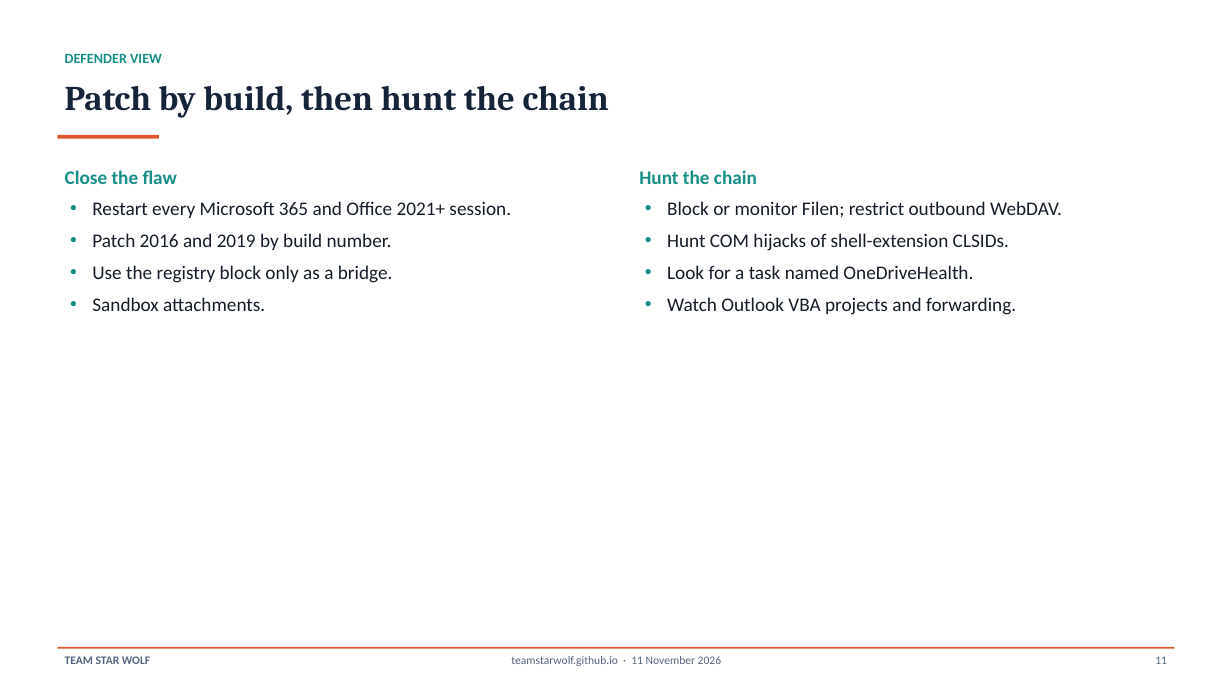
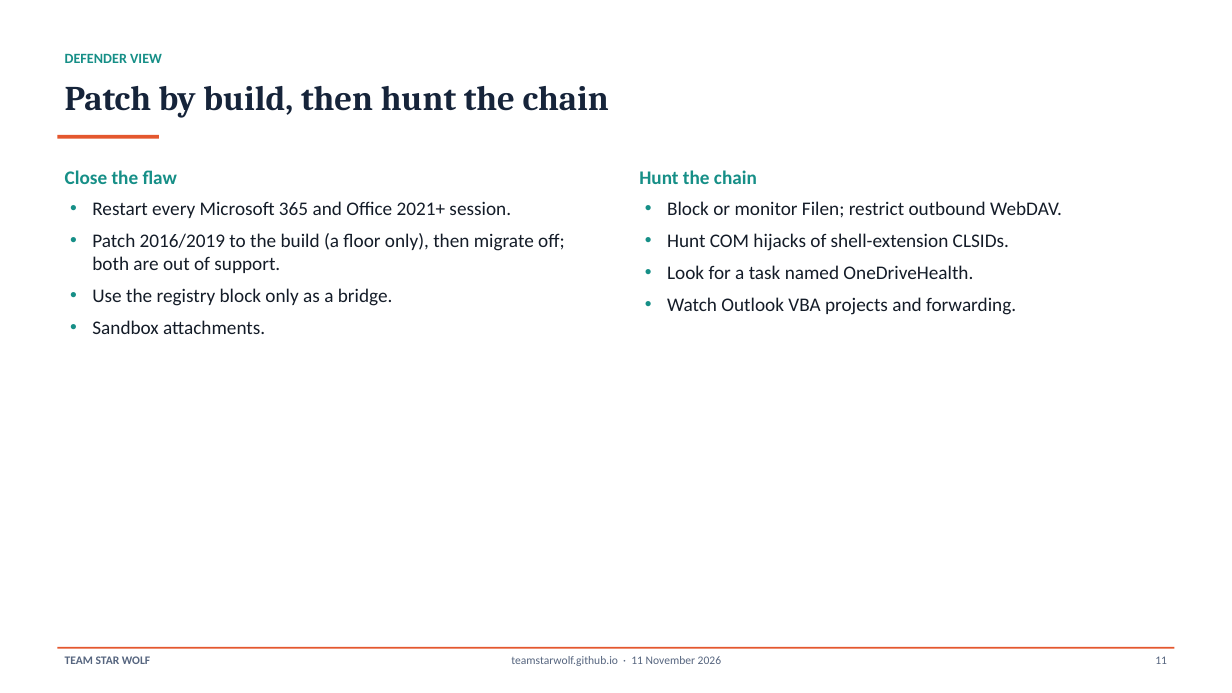
Before and after one commit to TeamStarWolf/TeamStarWolf, a slide deck: slide 11 of case-studies/slides/Microsoft_Office_CVE_2026_21509_Case_Study.pptx. Drawn at 1232x693 pixels with LibreOffice and Linux fonts; fonts in the diff are those of the drawing. Boxes give left, top, right and bottom in pixels: in the first picture for what was removed or moved away, otherwise in the second. Text is boxed around its words. In the diff, an @@ line names an element or a change of style, - is before the commit and + after.

```diff
--- a/case-studies/slides/Microsoft_Office_CVE_2026_21509_Case_Study.pptx
+++ b/case-studies/slides/Microsoft_Office_CVE_2026_21509_Case_Study.pptx
@@ text at bbox=[92, 233, 564, 273]: text changed @@
-• Patch 2016 and 2019 by build number.
+• Patch 2016/2019 to the build (a floor only), then migrate off; both are out of support.
```
Also in this commit, not shown: 1 other slide changed, 3 other files.
